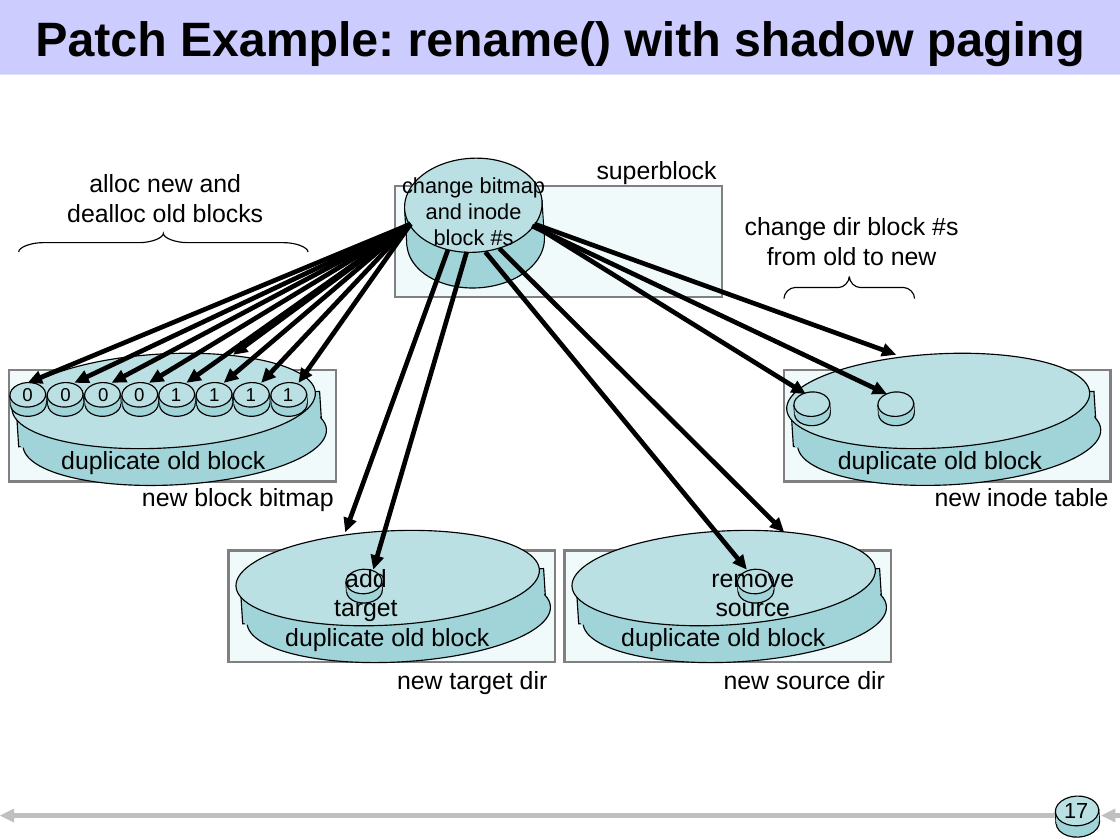
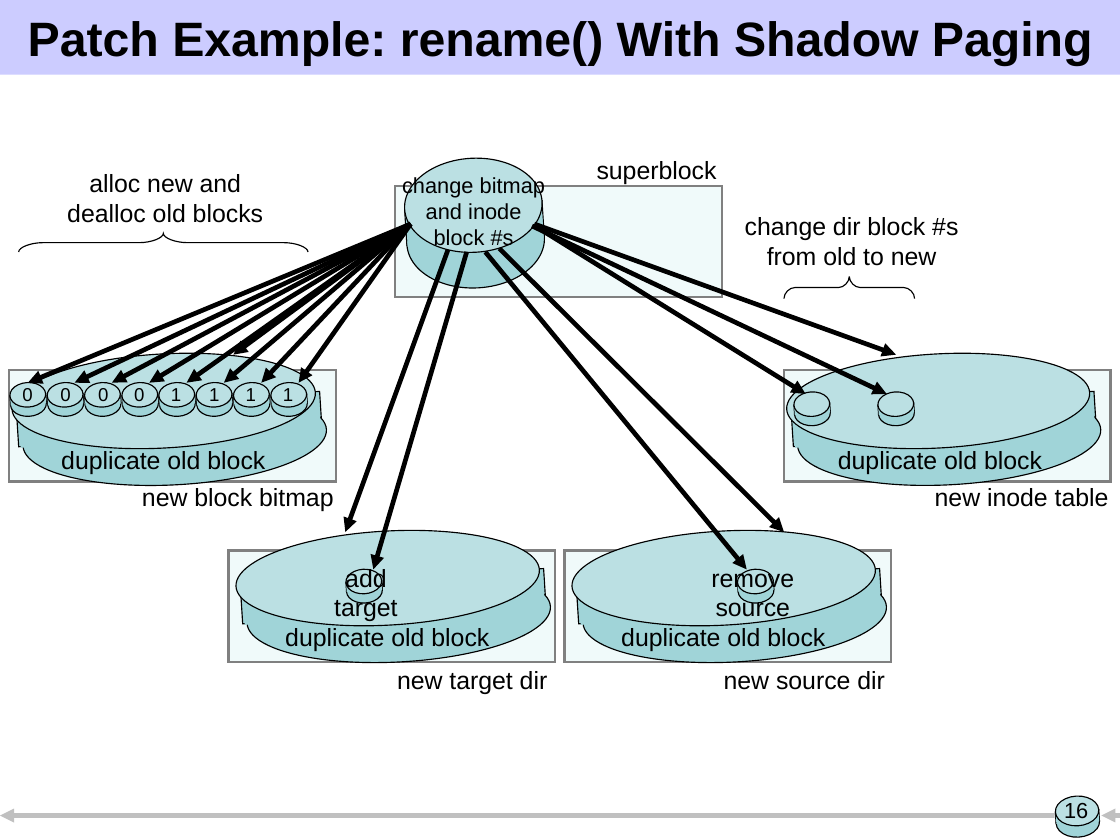
Before and after one commit to ucla-readable/fstitch-doc, a slide deck: slide 16 of sosp/pres.ppt (slide 17 before the commit). Drawn at 1120x840 pixels with LibreOffice and Linux fonts; fonts in the diff are those of the drawing. Boxes give left, top, right and bottom in pixels: in the first picture for what was removed or moved away, otherwise in the second. Text is boxed around its words. In the diff, an @@ line names an element or a change of style, - is before the commit and + after.

```diff
--- a/sosp/pres.ppt
+++ b/sosp/pres.ppt
@@ title at bbox=[28, 21, 1093, 66]: text changed @@
-Patch Example: rename() with shadow paging
+Patch Example: rename() With Shadow Paging
@@ page number at bbox=[1064, 803, 1088, 823]: text changed @@
-17
+16
```
Also in this commit, not shown: 16 other slides changed, 1 slide added, 1 slide removed.
